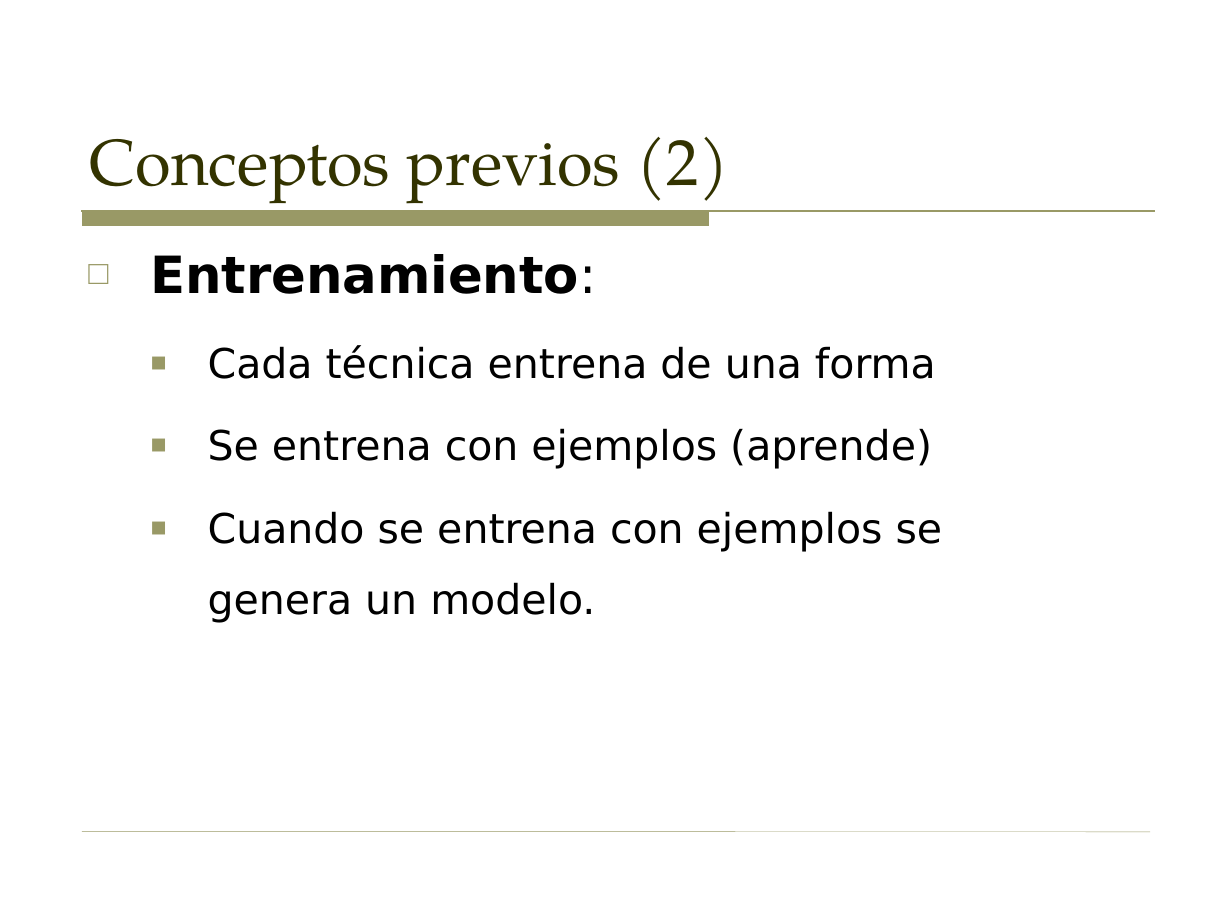
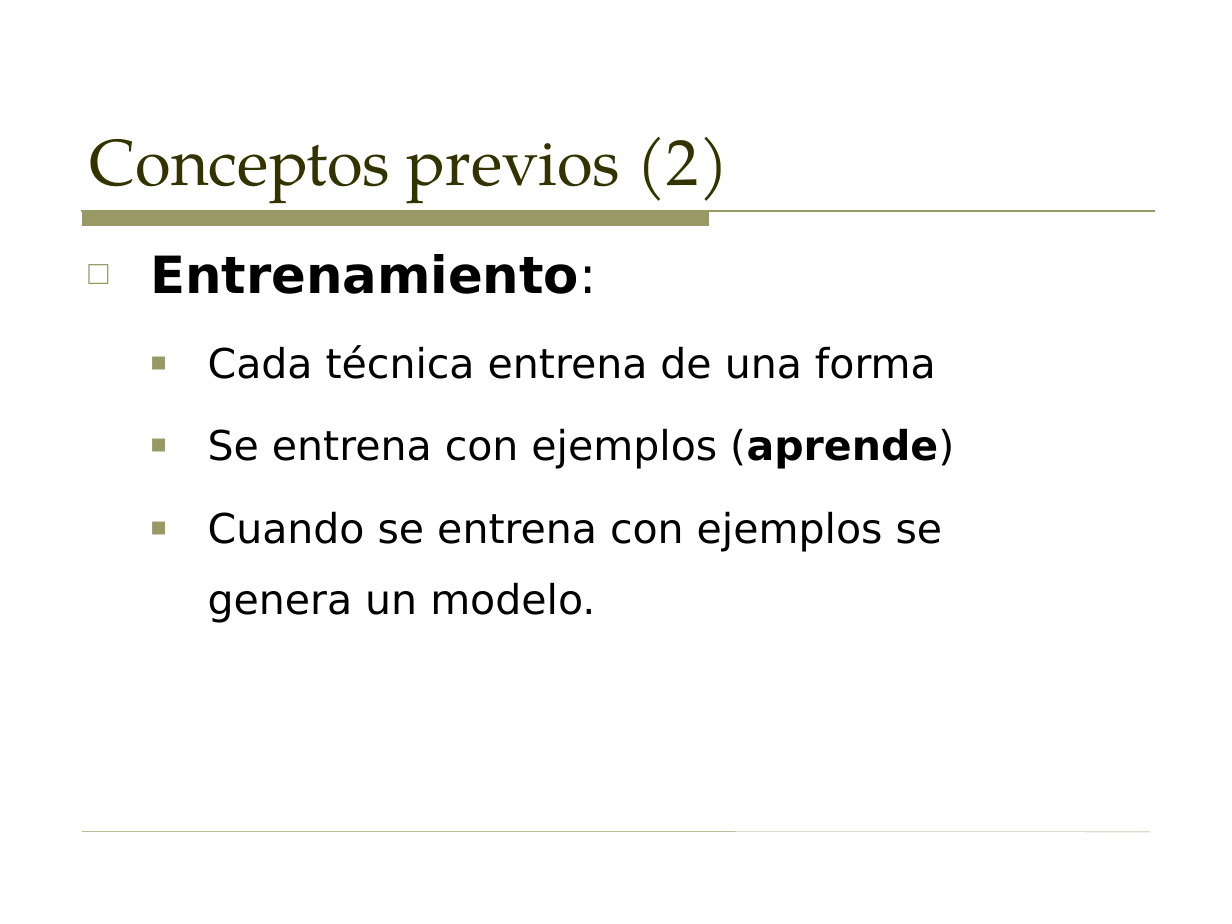
Before and after one commit to sergarb1/TallerAprendizajeAutomaticoPython, a slide deck: slide 7 of Taller - Introduccion al aprendizaje automatico (Supervisado y no supervisado).odp. Drawn at 1232x924 pixels with LibreOffice and Linux fonts; fonts in the diff are those of the drawing. Boxes give left, top, right and bottom in pixels: in the first picture for what was removed or moved away, otherwise in the second. Text is boxed around its words. In the diff, an @@ line names an element or a change of style, - is before the commit and + after.

```diff
--- a/Taller - Introduccion al aprendizaje automatico (Supervisado y no supervisado).odp
+++ b/Taller - Introduccion al aprendizaje automatico (Supervisado y no supervisado).odp
@@ text at (208, 428, 954, 469): bold on in "(aprende)" @@
```
Also in this commit, not shown: 8 other slides changed, 1 slide added, 11 other files.
